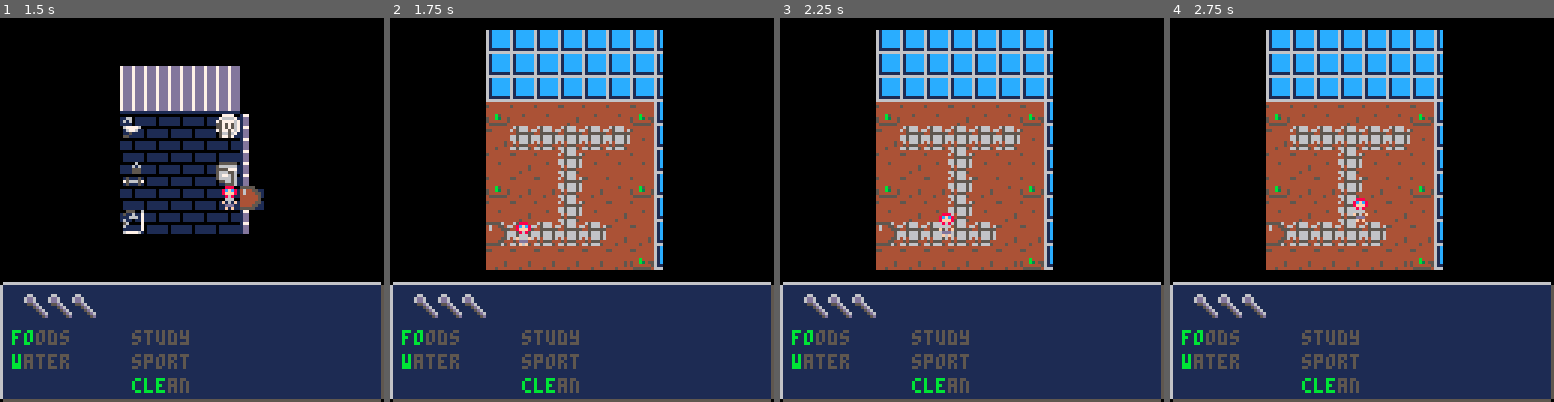
Above: before the commit, frames 1-4 (left to right).
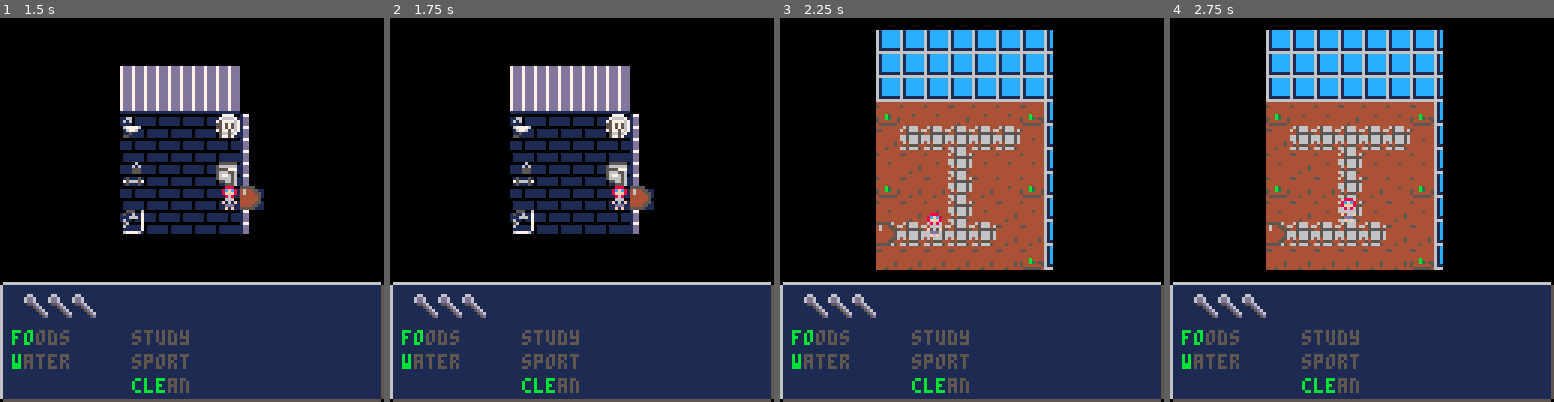
Above: after the commit, the same moments.

Repository: StanTheCarpenter/handle-with-care
Game: PICO-8 cartridge handlewithcare.p8
Same seed, same stepped clock (60 frames per second), same inputs: the game is played once before the commit and once after it.
Inputs:
- Up to frame 1 (1.5 s): tap X (X key) at 0.33, 1.07 s; tap O (Z key) at 0.7 s
- Up to frame 2 (1.75 s): hold Right from 1.6 s (still down); tap O (Z key) at 1.7 s
- Up to frame 3 (2.25 s): tap X (X key) at 1.85 s; release Right at 2.1 s; tap O (Z key) at 2.1 s; hold Up from 2.15 s (still down)
- Up to frame 4 (2.75 s): release Up at 2.42 s; hold Right from 2.47 s (still down); tap O (Z key) at 2.5 s

Frame 1 is identical in both runs. In frame 2, 29% of the frame differs, in the area x 25-72%, y 3-66%; in frame 3, 0.3%; in frame 4, 0.3%.

Commit message:
Update handlewithcare.p8
opening doors no longer costs spoons, interact butten is now Z

Diff:
--- a/handlewithcare.p8
+++ b/handlewithcare.p8
@@ -285,9 +285,9 @@
 	for k,v in pairs(items) do
 		local l, a = len(v.x,v.y,gx,gy)
 		if l < 8 and v.room == room  then
-			if (btn(🅾️) and not oldz) and
+			if (btn(❎) and not oldx) and
 			(not v.mode or v.mode < #v.img)
-			and player.spoons > 0 then
+			and player.spoons >= v.spoon then
 				v.act()
 				if v.mode and v.mode < #v.img then
 				v.mode += 1 end
@@ -305,7 +305,7 @@
 		player.y = gy
 	end
 
-	oldz = btn(🅾️)
+	oldx = btn(❎)
 end
 
 -->8
